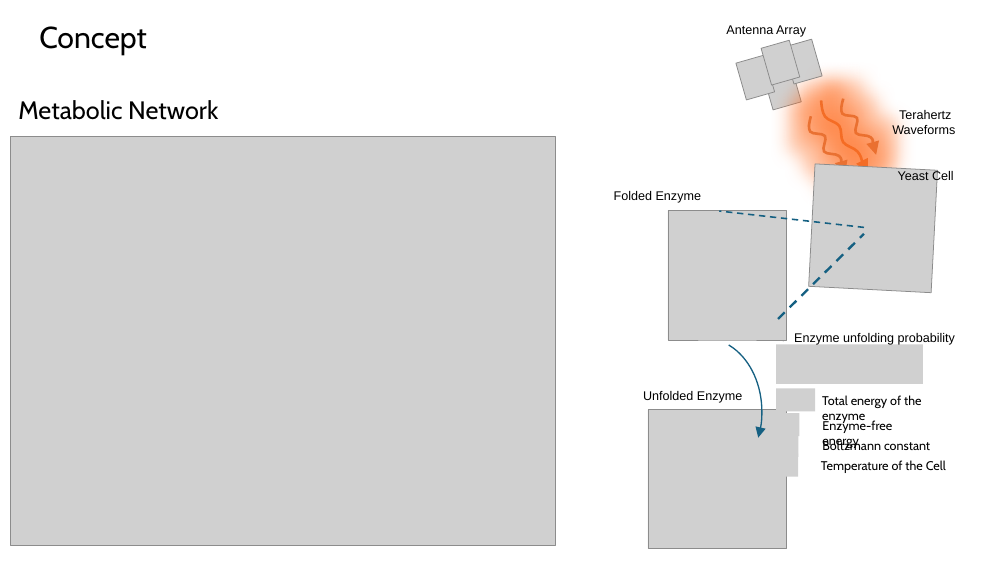
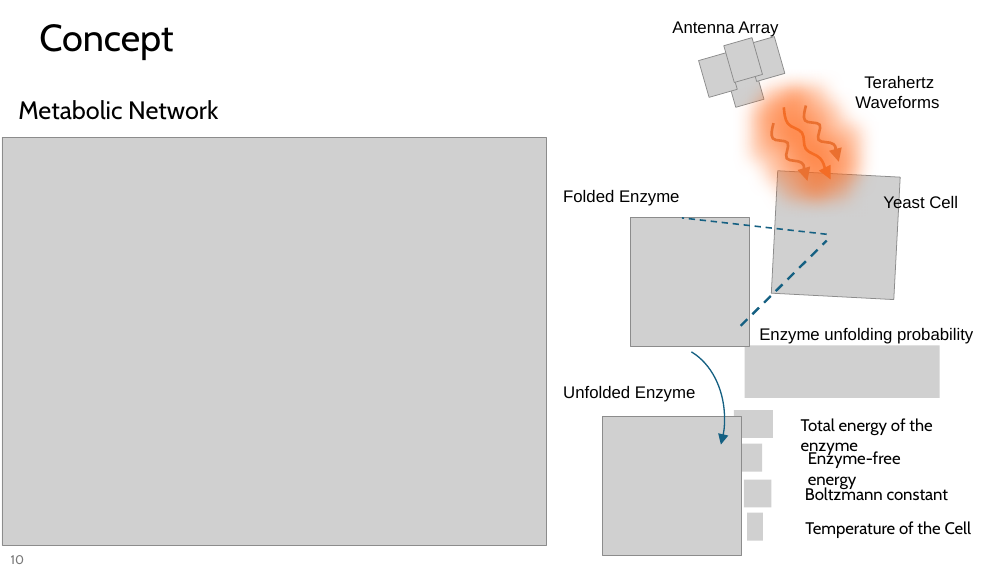
Before and after one commit to tkn-tub/bioelectrodynamics, a slide deck: slide 10 of slides/slides.pptx (slide 9 before the commit). Drawn at 1008x567 pixels with LibreOffice and Linux fonts; fonts in the diff are those of the drawing; grey boxes stand for pictures. Boxes give left, top, right and bottom in pixels: in the first picture for what was removed or moved away, otherwise in the second. Text is boxed around its words. In the diff, an @@ line names an element or a change of style, - is before the commit and + after.

```diff
--- a/slides/slides.pptx
+++ b/slides/slides.pptx
@@ title "Concept" at bbox=[39, 24, 173, 60]: size 28.8 to 36 pt @@
@@ text "Antenna Array": place and size @@
-text "Antenna Array" at bbox=[726, 25, 806, 37]
+text "Antenna Array" at bbox=[672, 21, 778, 37]
@@ picture: place and size @@
-picture at bbox=[736, 55, 775, 100]
+picture at bbox=[699, 53, 737, 98]
@@ picture: place and size @@
-picture at bbox=[761, 41, 800, 86]
+picture at bbox=[724, 38, 763, 83]
@@ picture: place and size @@
-picture at bbox=[783, 39, 822, 84]
+picture at bbox=[746, 37, 785, 82]
@@ picture: place and size @@
-picture at bbox=[763, 65, 802, 110]
+picture at bbox=[725, 62, 764, 108]
@@ text "Terahertz": place and size @@
-text "Terahertz" at bbox=[892, 110, 955, 137]
+text "Terahertz" at bbox=[855, 76, 939, 108]
@@ picture: place and size @@
-picture at bbox=[11, 137, 555, 545]
+picture at bbox=[2, 137, 547, 545]
@@ picture: place and size @@
-picture at bbox=[809, 164, 938, 293]
+picture at bbox=[771, 171, 900, 300]
@@ text "Folded Enzyme": place and size @@
-text "Folded Enzyme" at bbox=[614, 191, 701, 203]
+text "Folded Enzyme" at bbox=[563, 190, 680, 206]
@@ text "Yeast Cell": place and size @@
-text "Yeast Cell" at bbox=[898, 170, 954, 183]
+text "Yeast Cell" at bbox=[883, 195, 958, 213]
@@ 3 freeform shapes, 2 lines, 1 picture: place and size @@
-3 freeform shapes, 2 lines, 1 picture at bbox=[668, 99, 881, 340]
+3 freeform shapes, 2 lines, 1 picture at bbox=[631, 106, 844, 346]
@@ text "● Enzyme unfolding probability": place and size @@
-text "● Enzyme unfolding probability" at bbox=[794, 333, 955, 345]
+text "● Enzyme unfolding probability" at bbox=[759, 328, 973, 344]
@@ arc (boxed as its full ellipse): place and size @@
-arc (boxed as its full ellipse) at bbox=[648, 338, 762, 485]
+arc (boxed as its full ellipse) at bbox=[611, 346, 725, 492]
@@ picture: place and size @@
-picture at bbox=[777, 345, 923, 384]
+picture at bbox=[745, 346, 940, 398]
@@ text "Unfolded Enzyme": place and size @@
-text "Unfolded Enzyme" at bbox=[643, 391, 742, 403]
+text "Unfolded Enzyme" at bbox=[563, 386, 695, 402]
@@ picture: place and size @@
-picture at bbox=[648, 410, 787, 549]
+picture at bbox=[603, 417, 742, 556]
@@ text "Total energy of the enzyme": place and size @@
-text "Total energy of the enzyme" at bbox=[822, 395, 922, 423]
+text "Total energy of the enzyme" at bbox=[801, 418, 932, 455]
@@ text "Enzyme-free energy": place and size @@
-text "Enzyme-free energy" at bbox=[822, 419, 892, 448]
+text "Enzyme-free energy" at bbox=[808, 451, 901, 489]
@@ group removed at bbox=[777, 389, 815, 476]: 4 pictures @@
@@ text "Boltzmann constant": place and size @@
-text "Boltzmann constant" at bbox=[822, 440, 930, 450]
+text "Boltzmann constant" at bbox=[805, 487, 949, 501]
@@ group added at bbox=[734, 410, 773, 541]: 4 pictures @@
@@ size 12 to 16 pt in 10 elements at bbox=[759, 328, 973, 344], bbox=[563, 190, 680, 206], bbox=[801, 418, 932, 455], bbox=[672, 21, 778, 37], bbox=[883, 195, 958, 213], bbox=[808, 451, 901, 489], bbox=[563, 386, 695, 402], bbox=[855, 76, 939, 108], bbox=[805, 487, 949, 501], bbox=[805, 521, 972, 538] @@
@@ text "Temperature of the Cell": place and size @@
-text "Temperature of the Cell" at bbox=[821, 460, 946, 473]
+text "Temperature of the Cell" at bbox=[805, 521, 972, 538]
@@ page number added at bbox=[11, 555, 24, 564], 12 pt, text #797979 @@
+10
```
Also in this commit, not shown: 15 slides added.
